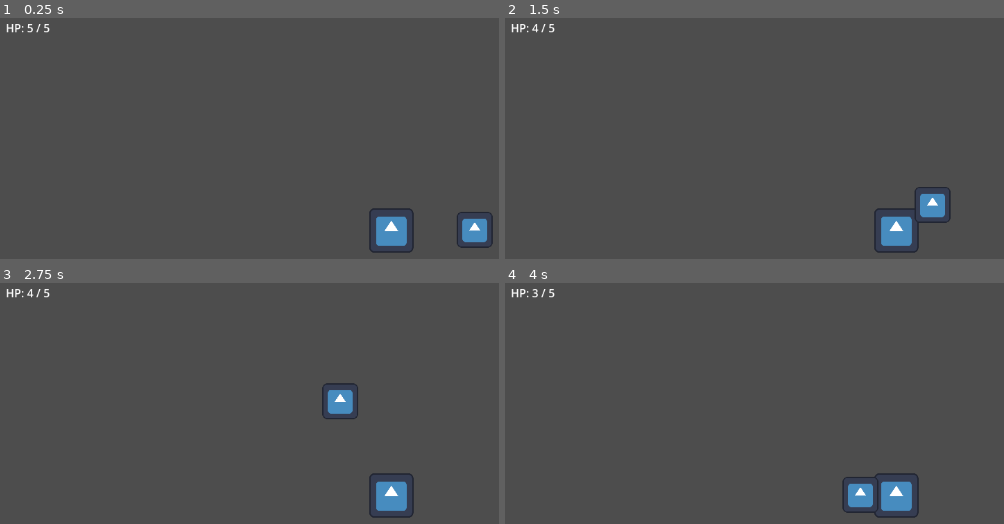
Above: before the commit, frames 1-4 (two rows, left to right).
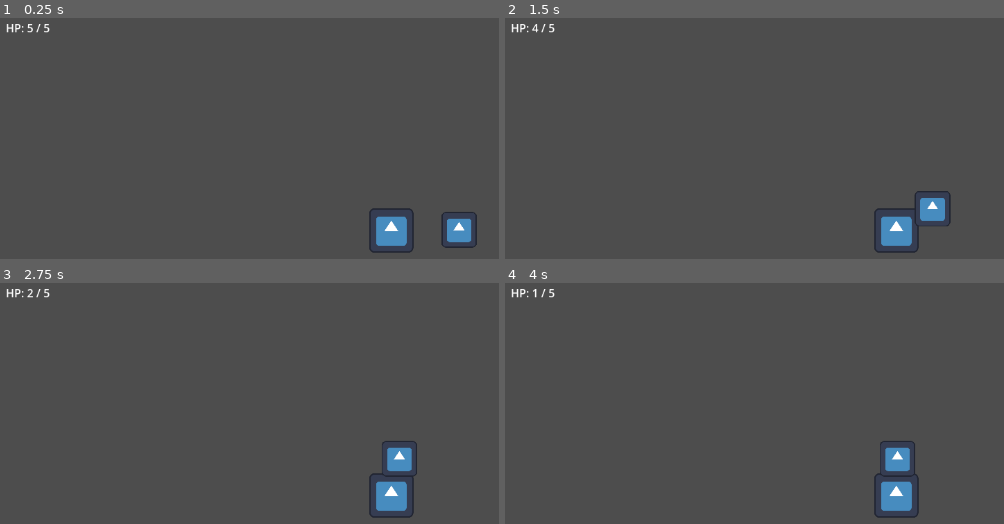
Above: after the commit, the same moments.

Repository: yenpish/chazo-fatebound
Game: Godot game, scene res://scenes/levels/test_room.tscn
Same seed, same stepped clock (60 frames per second), same inputs: the game is played once before the commit and once after it. The engine's default icon, where the game draws it, is replaced by a stand-in: a white triangle on a blue panel in a dark square.
Inputs:
- Up to frame 1 (0.25 s): no input
- Up to frame 2 (1.5 s): hold D (move_right) 0.53-1.28 s; tap Space (attack) at 0.6, 1.35 s; tap Enter at 1.25 s; hold S (move_down) from 1.28 s (still down)
- Up to frame 3 (2.75 s): release S (move_down) at 2.03 s; hold D (move_right) from 2.03 s (still down); tap Space (attack) at 2.1 s
- Up to frame 4 (4 s): release D (move_right) at 2.78 s; hold W (move_up) 2.78-3.53 s; tap Space (attack) at 2.85, 3.6 s; hold A (move_left) from 3.53 s (still down)

The runs differ from the first frame. In frame 1, 0.8% of the frame differs, in the area x 88-99%, y 80-96%; in frame 2, 0.4%; in frame 3, 1.4%; in frame 4, 1.4%, in the area x 5-83%, y 2-96%.

Commit message:
Add enemy chase AI

Diff:
--- a/scripts/enemies/veilborn_grunt.gd
+++ b/scripts/enemies/veilborn_grunt.gd
@@ -1,20 +1,42 @@
 extends CharacterBody2D
 
 @export var max_hp: int = 3
+@export var move_speed: float = 90.0
 @export var contact_damage: int = 1
 @export var damage_cooldown: float = 1.0
+@export var chase_range: float = 300.0
+@export var stop_distance: float = 35.0
 
 @onready var damage_area: Area2D = $DamageArea
 
 var current_hp: int
 var can_damage_player: bool = true
+var player: Node2D = null
 
 func _ready() -> void:
 	current_hp = max_hp
+	player = get_tree().get_first_node_in_group("player")
 	print(name, " ready with HP: ", current_hp)
 
-func _physics_process(delta: float) -> void:
+func _physics_process(_delta: float) -> void:
+	chase_player()
 	check_player_contact_damage()
+
+func chase_player() -> void:
+	if player == null:
+		velocity = Vector2.ZERO
+		move_and_slide()
+		return
+
+	var direction_to_player := player.global_position - global_position
+	var distance_to_player := direction_to_player.length()
+
+	if distance_to_player <= chase_range and distance_to_player > stop_distance:
+		velocity = direction_to_player.normalized() * move_speed
+	else:
+		velocity = Vector2.ZERO
+
+	move_and_slide()
 
 func check_player_contact_damage() -> void:
 	if not can_damage_player:
@@ -23,9 +45,6 @@
 	var bodies := damage_area.get_overlapping_bodies()
 
 	for body in bodies:
-		# Important:
-		# Do not damage self or other enemies.
-		# Only damage something that is specifically the player.
 		if body == self:
 			continue
 
--- a/scripts/player/player.gd
+++ b/scripts/player/player.gd
@@ -17,6 +17,8 @@
 var last_direction: Vector2 = Vector2.RIGHT
 
 func _ready() -> void:
+
+	add_to_group("player")
 	current_hp = max_hp
 
 	# Attack hitbox should be fully inactive until player presses attack.
